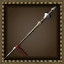
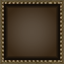
Layered file, before and after one edit (64x64). Changes by layer:
hid "Lance", moved it into group "Cavalry" over [4, 5, 58, 60]
